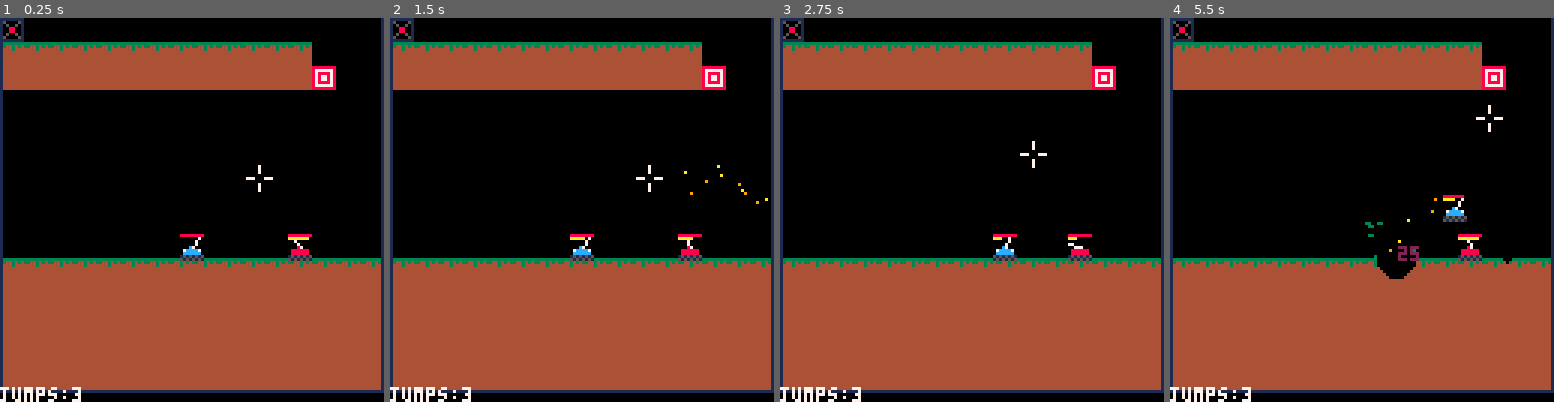
Above: before the commit, frames 1-4 (left to right).
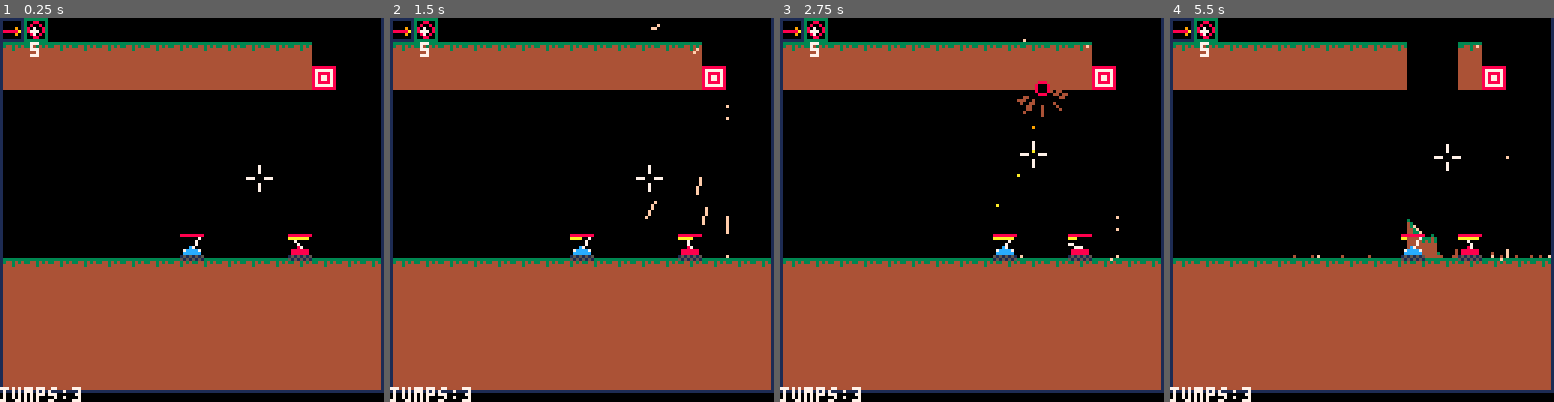
Above: after the commit, the same moments.

Repository: MarrMann/tanks.p8
Game: PICO-8 cartridge tanks.p8
Two runs of this game, one before a commit and one after it. Both use one fixed random seed, a clock stepped at 60 frames per second and the inputs below.
Inputs:
- Up to frame 1 (0.25 s): no input
- Up to frame 2 (1.5 s): tap X (X key) at 0.33, 1.07 s; tap O (Z key) at 0.7 s
- Up to frame 3 (2.75 s): hold Right 1.6-2.1 s; tap O (Z key) at 1.7, 2.1, 2.5 s; tap X (X key) at 1.85 s; hold Up 2.15-2.42 s; hold Right from 2.47 s (still down)
- Up to frame 4 (5.5 s): tap O (Z key) every 0.4 s from 2.9 to 5.3 s; tap X (X key) at 2.97, 4.08, 5.2 s; release Right at 3.03 s; hold Left 3.08-3.58 s; hold Down 3.63-3.97 s; hold Right 4.02-4.68 s; hold Up 4.73-5.03 s; hold Left from 5.08 s (still down)

The runs differ from the first frame. In frame 1, 0.4% of the frame differs, in the area x 0-13%, y 0-11%; in frame 2, 0.7%; in frame 3, 0.8%; in frame 4, 3.9%, in the area x 0-100%, y 0-68%.

Commit message:
Feat: Laser and grndsplit shottypes

Diff:
--- a/tanks.p8
+++ b/tanks.p8
@@ -27,9 +27,10 @@
 		cur_cd=0,
 		jumps = 3,
 		shot = {
-			name = shot_types.sniper.name,
-			spr = shot_types.sniper.spr,
+			name = shot_types.laser.name,
+			spr = shot_types.laser.spr,
 			modifiers = {
+				size = {stacks = 5}
 			},
 			-- child = {
 			-- 	name = shot_types.split.name,
@@ -769,6 +770,82 @@
 			explode(s,inf)
 		end
 	},
+	grndsplit = {
+		name = "grndsplit",
+		spr = 51,
+		stats = {
+			dmg=10,
+			r=4,
+			init_r=1,
+			force=4,
+			count=3,
+			spread=1.2,
+			pow=1,
+			cd=75
+		},
+		init = function(s) end,
+		interpret_semantics = function(sem)
+			local base = shot_types.grndsplit.stats
+			local stats = copy_table(base)
+			return apply_sem_basic(sem, stats)
+		end,
+		update = function(s)
+			basic_update(s)
+			return true
+		end,
+		on_collision = function(s, inf)
+			explode(s,inf)
+
+			local angle = 0.25 -- straight up
+			local speed = 3.25
+			local child_node = s.node.child
+			if child_node == nil then
+				child_node = generate_shot(shot_types.basic.name,nil,nil)
+			end
+
+			local child_stats = resolve_params(child_node)
+			local multiplier_stats = apply_multiplier_stats(shot_types.split.stats, s.stats, child_stats)
+			child_stats.dmg *= 0.5
+			child_stats.force *= 0.5
+			child_stats.r *= 0.8
+
+			for i=1,s.stats.count do
+				local spread = -s.stats.spread * 0.5 + (i - 1) * (s.stats.spread / (s.stats.count - 1))
+				local xv = cos(angle + spread * 0.03) * speed
+				local yv = sin(angle + spread * 0.03) * speed
+
+				shoot_w_stats(inf.x, inf.y - 1, xv, yv, s.id, child_node, child_stats)
+			end
+		end
+	},
+	laser = {
+		name = "laser",
+		spr = 52,
+		stats = {
+			dmg=40,
+			r=3,
+			init_r=1,
+			force=2,
+			count=1,
+			spread=0,
+			pow=3,
+			cd=45
+		},
+		init = function(s) end,
+		interpret_semantics = function(sem)
+			local base = shot_types.laser.stats
+			local stats = copy_table(base)
+			return apply_sem_basic(sem, stats)
+		end,
+		update = function(s)
+			s.x += s.xvel
+			s.y += s.yvel
+			return true
+		end,
+		on_collision = function(s, inf)
+			explode(s,inf)
+		end
+	},
 }
 
 function apply_multiplier_stats(base_stats, stats, child_stats)
@@ -861,7 +938,11 @@
 function explode(s,inf)
 	ex_x=flr(inf.x)
 	ex_y=flr(inf.y)
-	hit_col=mapget(ex_x,ex_y)
+
+	if inf.y < 0 then
+		del(shots,s) return
+	end
+	del(shots, s)
 	add(exps, {
 		x=ex_x,
 		y=ex_y,
@@ -872,6 +953,30 @@
 		force=s.stats.force,
 		id=s.id
 	})
+
+	-- map/dirt particles
+	hit_col=mapget(ex_x,ex_y)
+	if inf.hitcol !=0 then
+		local n_x,n_y=get_q_normal(ex_x, ex_y)
+		local p_x=ex_x+n_x
+		local p_y=ex_y+n_y
+		local base_angle=atan2(n_x,n_y)
+
+		for k=1,(s.stats.r-1)*1.35 do
+			local ang = base_angle + rnd(0.5)-0.25
+			local vel = rnd(s.stats.r * 0.25)+s.stats.r * 0.15
+			add(map_parts, {
+				x=flr(p_x),
+				y=flr(p_y),
+				xvel=cos(ang)*vel,
+				yvel=sin(ang)*vel,
+				xprev=flr(inf.prevx),
+				yprev=flr(inf.prevy),
+				life=120,
+				col=inf.hitcol
+			})
+		end
+	end
 end
 
 function update_shots()
@@ -889,29 +994,6 @@
 
 			local keep_alive = shot_types[s.node.name].on_collision(s, inf)
 			if not keep_alive then
-				del(shots, s)
-				-- map/dirt particles
-				if inf.hitcol !=0 then
-					local n_x,n_y=get_q_normal(ex_x, ex_y)
-					local p_x=ex_x+n_x
-					local p_y=ex_y+n_y
-					local base_angle=atan2(n_x,n_y)
-
-					for k=1,(s.stats.r-1)*1.35 do
-						local ang = base_angle + rnd(0.5)-0.25
-						local vel = rnd(s.stats.r * 0.25)+s.stats.r * 0.15
-						add(map_parts, {
-							x=flr(p_x),
-							y=flr(p_y),
-							xvel=cos(ang)*vel,
-							yvel=sin(ang)*vel,
-							xprev=flr(inf.prevx),
-							yprev=flr(inf.prevy),
-							life=120,
-							col=inf.hitcol
-						})
-					end
-				end
 				return
 			end
 		end
@@ -1725,14 +1807,11 @@
 end
 -->8
 -- todo
--- currently working on: sniper shot
+-- currently working on: pickups
 
 -- shots:
 -- heavy shot
--- sniper shot
--- ground splitter
 -- fireworks
--- laser
 
 --performance:
 ---could consider batch removal of
@@ -1848,14 +1927,14 @@
 100000011000000110090a01307007033008000330870803300550033555d6630000000000000000000000000000000000000000000000000000000000000000
 1000000110000001100a000130007773308088033008800335555553355fd5530000000000000000000000000000000000000000000000000000000000000000
 11111111111111111111111133333333333333333333333333333333333333330000000000000000000000000000000000000000000000000000000000000000
-11111111111111111111111100000000000000000000000000000000000000000000000000000000000000000000000000000000000000008888888800000000
-15000051100000011000000100000000000000000000000000000000000000000000000000000000000000000000000000000000000000008777777800000000
-10500501190000a11000000100000000000000000000000000000000000000000000000000000000000000000000000000000000000000008788887800000000
-1008800110900901199999a100000000000000000000000000000000000000000000000000000000000000000000000000000000000880008787787800000000
-10088001100909011909090100000000000000000000000000000000000000000000000000000000000000000000000000000000088888808787787800000000
-105005011009900119090a0100000000000000000000000000000000000000000000000000000000000000000000000000000000088888808788887800000000
-15000051100090011a0a000100000000000000000000000000000000000000000000000000000000000000000000000000000000151515158777777800000000
-11111111111111111111111100000000000000000000000000000000000000000000000000000000000000000000000000000000515151518888888800000000
+11111111111111111111111111111111111111110000000000000000000000000000000000000000000000000000000000000000000000008888888800000000
+15000051100000011000000110000001100000010000000000000000000000000000000000000000000000000000000000000000000000008777777800000000
+10500501190000a11000000110000001100000010000000000000000000000000000000000000000000000000000000000000000000000008788887800000000
+1008800110900901199999a11a0a0a01100009010000000000000000000000000000000000000000000000000000000000000000000880008787787800000000
+10088001100909011909090110999001188888a10000000000000000000000000000000000000000000000000000000000000000088888808787787800000000
+105005011009900119090a0110090001100009010000000000000000000000000000000000000000000000000000000000000000088888808788887800000000
+15000051100090011a0a000110090001100000010000000000000000000000000000000000000000000000000000000000000000151515158777777800000000
+11111111111111111111111111111111111111110000000000000000000000000000000000000000000000000000000000000000515151518888888800000000
 __map__
 3f3f3f3f3f3f3f3f3f3f3f3f3f3f3f3f3f000000000000000000003f00000000000000000000000000000000000000000000000000000000000000000000000000000000000000000000000000000000000000000000000000000000000000000000000000000000000000000000000000000000000000000000000000000000
 020202020202020202020202023f3f3f3f000000000000000000003e0000000000000000000000000000003e000000000000000000000000000000000000000000000000000000000000000000000000000000000000000000000000000000000000000000000000000000000000000000000000000000000000000000000000
